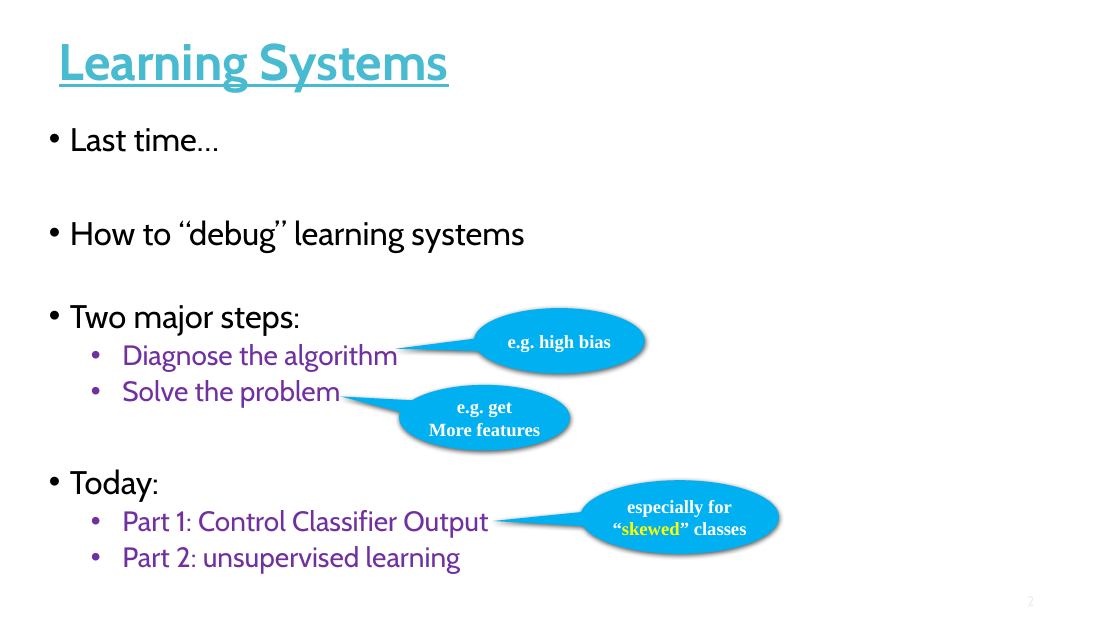
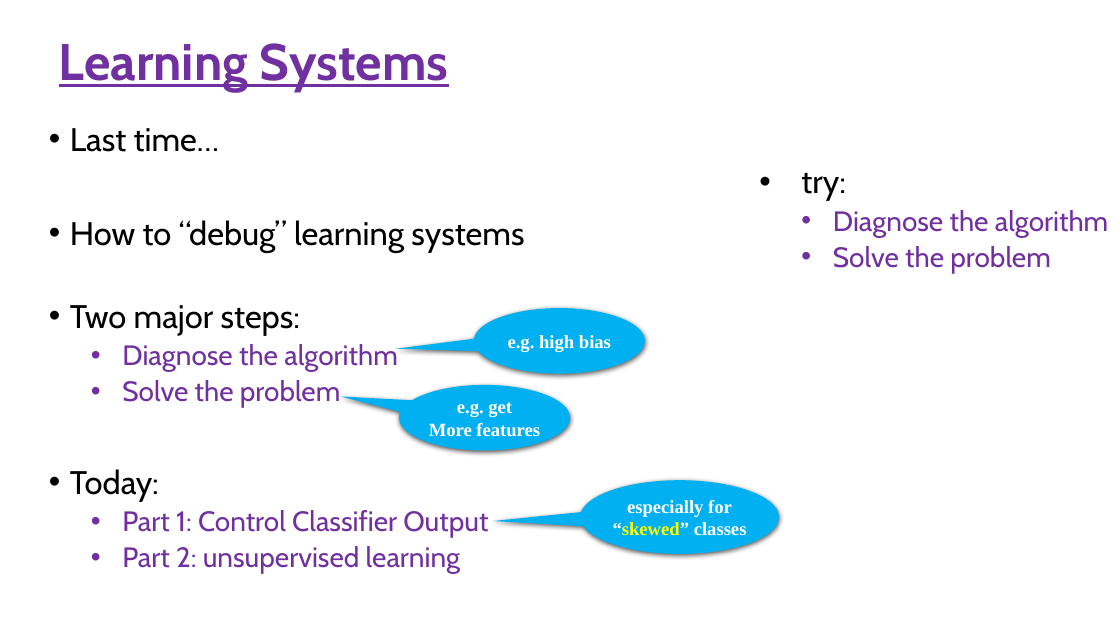
Before and after one commit to moran-abitbul/PreFix, a slide deck: slide 5 of server/uploads/Chapter6.pptx (slide 2 before the commit). Drawn at 1120x630 pixels with LibreOffice and Linux fonts; fonts in the diff are those of the drawing. Boxes give left, top, right and bottom in pixels: in the first picture for what was removed or moved away, otherwise in the second. Text is boxed around its words. In the diff, an @@ line names an element or a change of style, - is before the commit and + after.

```diff
--- a/server/uploads/Chapter6.pptx
+++ b/server/uploads/Chapter6.pptx
@@ title "Learning Systems" at (59,43,449,91): text colour #49BBD1 to #7030A0 @@
@@ text added at (801,173,1108,273), 24 pt, text #7030A0 @@
+• try:
+  • Diagnose the algorithm
+  • Solve the problem
```
Also in this commit, not shown: 1 other slide changed, 3 slides added, 8 other files.
